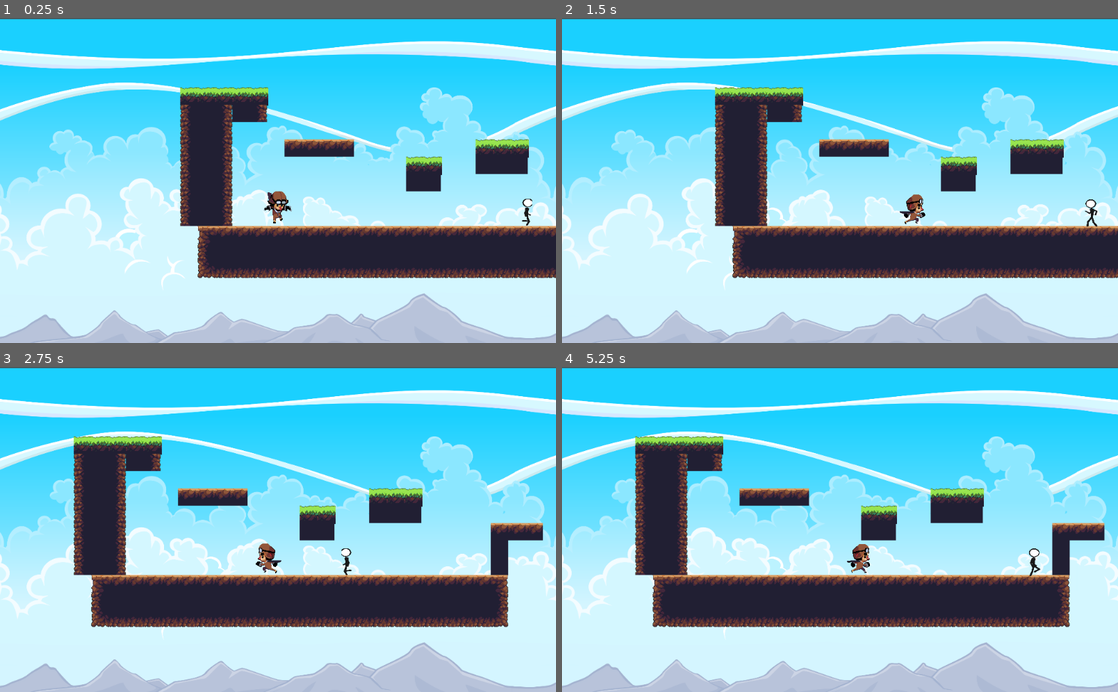
Above: before the commit, frames 1-4 (two rows, left to right).
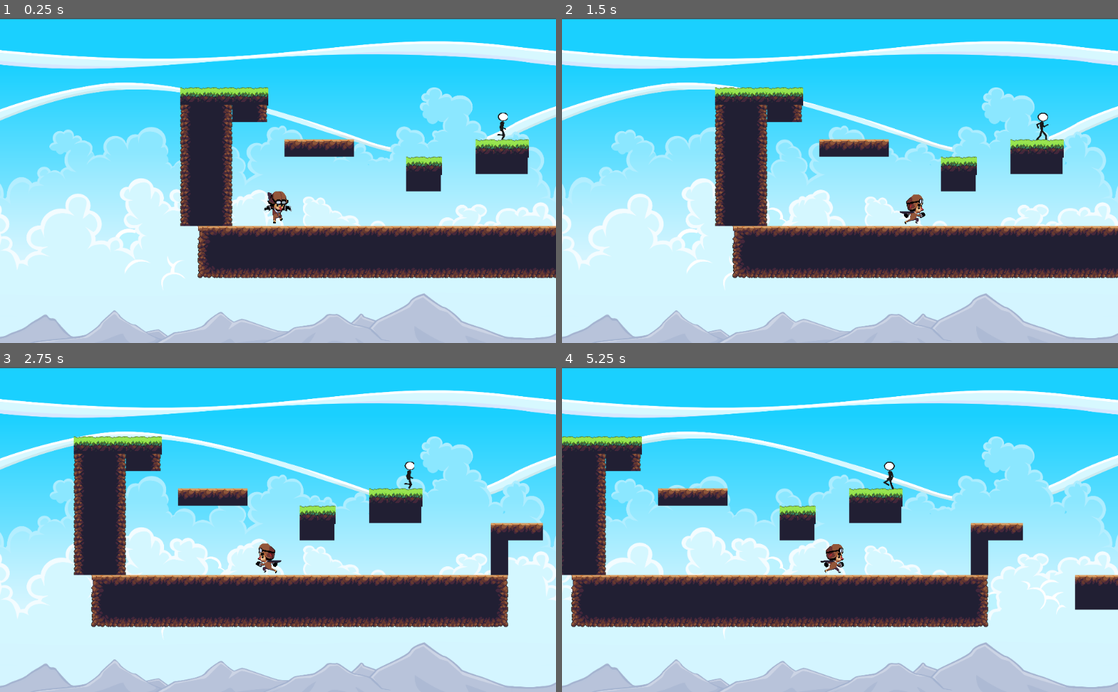
Above: after the commit, the same moments.

Repository: vishal-raj15/godot_game
Game: Godot game, scene res://world.tscn
Two runs of this game, one before a commit and one after it. Both use one fixed random seed, a clock stepped at 60 frames per second and the inputs below.
Inputs:
- Up to frame 1 (0.25 s): no input
- Up to frame 2 (1.5 s): hold Right (ui_right) from 0.53 s (still down); tap Space (ui_select) at 0.77 s
- Up to frame 3 (2.75 s): tap Space (ui_select) at 1.52 s; release Right (ui_right) at 2.03 s; hold Left (ui_left) from 2.03 s (still down)
- Up to frame 4 (5.25 s): release Left (ui_left) at 2.78 s; hold Right (ui_right) 2.78-4.28 s; tap Space (ui_select) at 3.02, 3.77, 4.52 s; hold Left (ui_left) 4.28-5.03 s; hold Right (ui_right) from 5.03 s (still down)

The runs differ from the first frame. In frame 1, 0.2% of the frame differs, in the area x 89-96%, y 29-64%; in frame 2, 0.2%; in frame 3, 0.2%; in frame 4, 23%, in the area x 0-100%, y 7-98%.
Error before the commit: Attempt to call function 'play' in base 'null instance' on a null instance. (res://KinematicBody2D.gd:87)

Commit message:
speed up

Diff:
--- a/godot_pr/fireball.gd
+++ b/godot_pr/fireball.gd
@@ -1,6 +1,6 @@
 extends Area2D
 
-const speed =200
+const speed =600
 var velocity = Vector2()
 var direction = 1
 
--- a/godot_pr/world.tscn
+++ b/godot_pr/world.tscn
@@ -101,13 +101,13 @@
 }
 
 [node name="enemies" parent="." instance=ExtResource( 5 )]
-position = Vector2( 735.327, 340.087 )
+position = Vector2( 689.839, 181.464 )
 
 [node name="enemies2" parent="." instance=ExtResource( 5 )]
-position = Vector2( 1850.68, 268.797 )
+position = Vector2( 4180.69, 275.284 )
 
 [node name="enemies3" parent="." instance=ExtResource( 5 )]
-position = Vector2( 1141.11, 354.221 )
+position = Vector2( 1558.66, 186.267 )
 
 [node name="enemies4" parent="." instance=ExtResource( 5 )]
 position = Vector2( 6144.92, 228.349 )
Not shown, added: godot_pr/Sprites/sky/book.pdf
